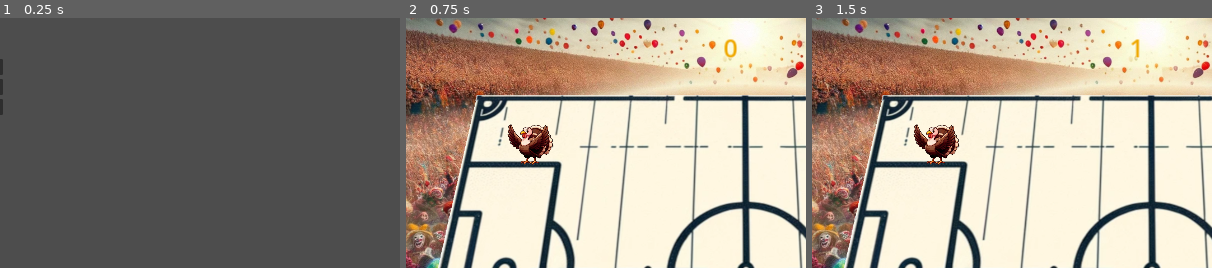
Above: before the commit, frames 1-3 (left to right).
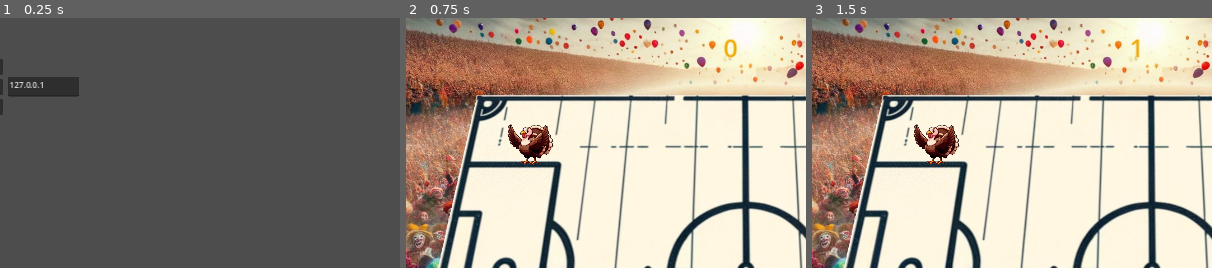
Above: after the commit, the same moments.

Repository: turkey-ball/turkey-ball
Game: Godot game, scene res://Scenes/game.tscn
Two runs of this game, one before a commit and one after it. Both use one fixed random seed, a clock stepped at 60 frames per second and the inputs below.
Inputs:
- Up to frame 1 (0.25 s): no input
- Up to frame 2 (0.75 s): click "Join Game" at 0.5 s
- Up to frame 3 (1.5 s): click "Chaos" at 1.25 s
The pictures show only the part of the screen within x 9-59%, y 0-50%; the shares and areas given below are measured in that part.

The runs differ from the first frame. In frame 1, 1.3% of the frame differs, in the area x 2-20%, y 23-32%; in frame 2, nothing differs; in frame 3, nothing differs.
Error in both runs: Invalid assignment of property or key 'haveChaosMode' with value of type 'bool' on a base object of type 'null instance'. (res://Scripts/game.gd:90)

Commit message:
Jetzt mit IP

Diff:
--- a/Scenes/Menu.tscn
+++ b/Scenes/Menu.tscn
@@ -51,6 +51,14 @@
 offset_bottom = 232.0
 text = "Chaos"
 
+[node name="IpOverrideField" type="TextEdit" parent="."]
+layout_mode = 0
+offset_left = 164.0
+offset_top = 115.0
+offset_right = 307.0
+offset_bottom = 155.0
+text = "127.0.0.1"
+
 [connection signal="pressed" from="Host" to="." method="_on_host_pressed"]
 [connection signal="pressed" from="Join" to="." method="_on_join_pressed"]
 [connection signal="pressed" from="SingleGame" to="." method="_on_single_game_pressed"]
--- a/Scripts/Menu.gd
+++ b/Scripts/Menu.gd
@@ -11,7 +11,8 @@
 
 
 func _on_join_pressed():
-	$"../"._on_join_pressed()
+	var ip = $IpOverrideField.text
+	$"../"._on_join_pressed(ip)
 
 
 # Single Player Spiel starten??
--- a/Scripts/game.gd
+++ b/Scripts/game.gd
@@ -53,8 +53,8 @@
 	turkey.name = "Turkey"
 	$Arena.call_deferred("add_child", turkey)
 
-func _on_join_pressed():
-	peer.create_client("127.0.0.1", 1337)
+func _on_join_pressed(ip = "127.0.0.1"):
+	peer.create_client(ip, 1337)
 	multiplayer.multiplayer_peer = peer
 	$LkmpMenuTest.hide()
 	$Arena.show()
Not shown: 1 places in Scenes/turkey.tscn that only renumber resources
